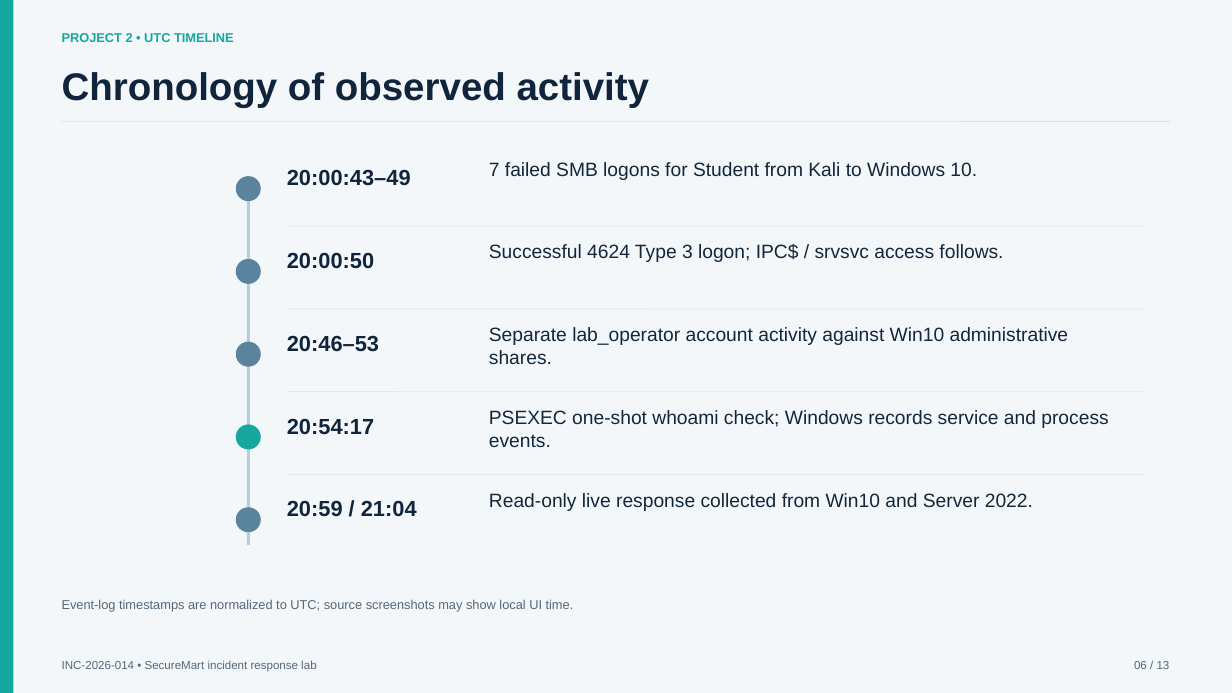
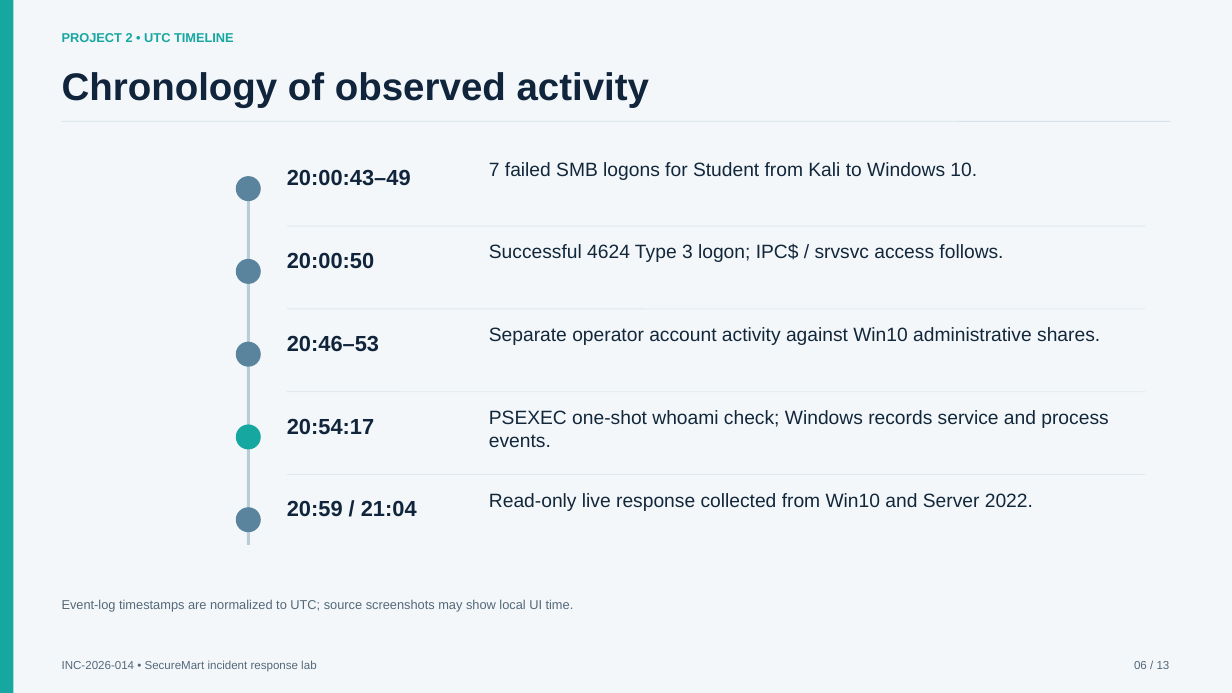
Before and after one commit to CyberBoy50/Cyber-Project-IR-Portfolio, a slide deck: slide 6 of presentation/CEH_IR_Briefing_Public.pptx. Drawn at 1232x693 pixels with LibreOffice and Linux fonts; fonts in the diff are those of the drawing. Boxes give left, top, right and bottom in pixels: in the first picture for what was removed or moved away, otherwise in the second. Text is boxed around its words. In the diff, an @@ line names an element or a change of style, - is before the commit and + after.

```diff
--- a/presentation/CEH_IR_Briefing_Public.pptx
+++ b/presentation/CEH_IR_Briefing_Public.pptx
@@ text at (x1=489, y1=327, x2=1100, y2=345): text changed @@
-Separate lab_operator account activity against Win10 administrative shares.
+Separate operator account activity against Win10 administrative shares.
```
Also in this commit, not shown: 5 other slides changed.
